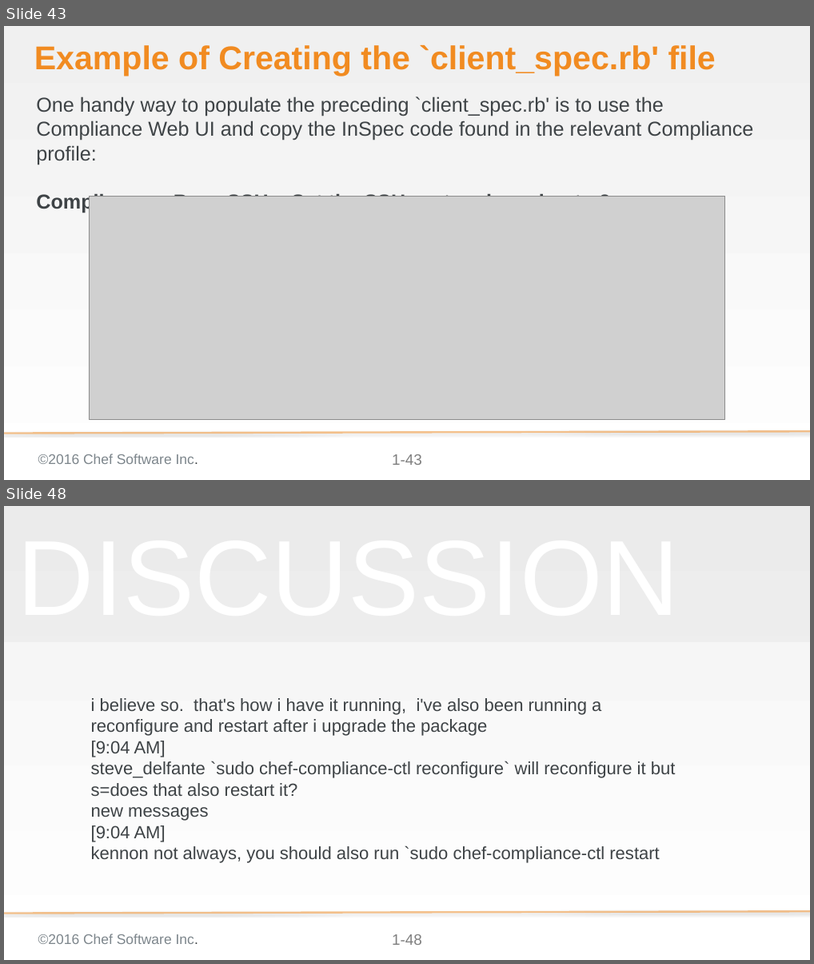
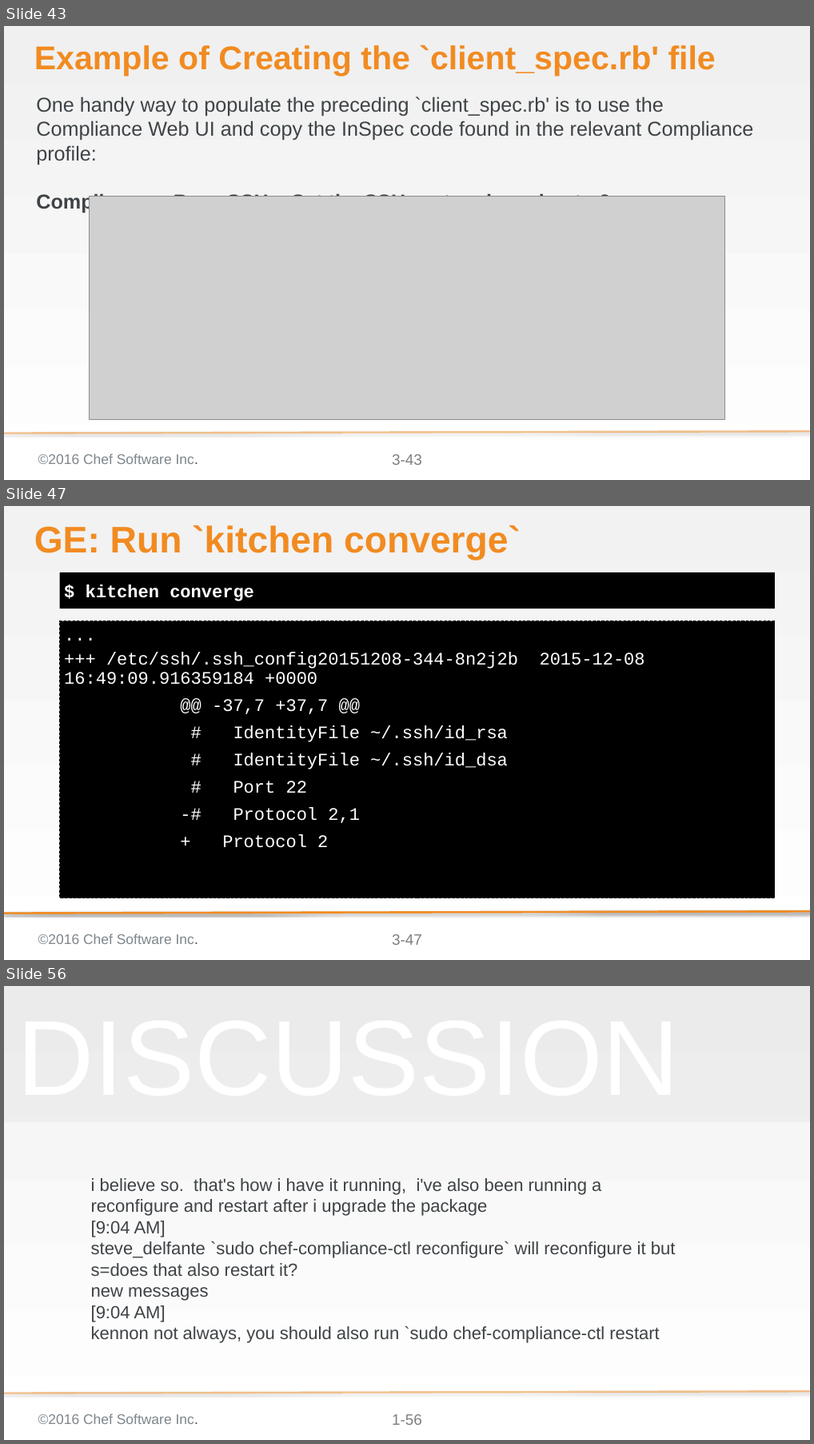
Before and after one commit to bchamby/chef-compliance-installation-configuration-operation, a slide deck: 03-initial-configuration-scans.pptx. Shown one above the other, each under a label of ours: slides 43 and 48 before the commit, slides 43, 47 and 56 after it; the slides between them are not shown. The pictures are 814x964 and 814x1444 pixels, drawn with LibreOffice and Linux fonts; fonts in the diff are those of the drawing; grey boxes stand for pictures; background and template pictures are left out. Boxes give left, top, right and bottom in pixels: in the first picture for what was removed or moved away, otherwise in the second. Text is boxed around its words. In the diff, an @@ line names an element or a change of style, - is before the commit and + after.

```diff
--- a/03-initial-configuration-scans.pptx
+++ b/03-initial-configuration-scans.pptx
@@ slide 47 added at [4,506,810,960], background gradient #F2F2F2 to #FFFFFF; not listed: 3 template elements that a slide beside it also shows @@
@@ title added at [34,525,521,560], 58.7 pt, text #F18B21, bold @@
+GE: Run `kitchen converge`
@@ text added at [60,572,775,608], fill #000000, 28 pt, text #FFFFFF, bold @@
+$ kitchen converge
@@ text added at [60,620,775,897], fill #000000, outline #000000 1 pt dashed, 28 pt, text #FFFFFF @@
+...
++++ /etc/ssh/.ssh_config20151208-344-8n2j2b 2015-12-08 16:49:09.916359184 +0000
+@@ -37,7 +37,7 @@
+# IdentityFile ~/.ssh/id_rsa
+# IdentityFile ~/.ssh/id_dsa
+# Port 22
+-# Protocol 2,1
++ Protocol 2
@@ line added from (810, 911) to (4, 913), #F18B21 3 pt @@
@@ page number at [392,454,422,464]: text changed @@
-1-43
+3-43
@@ what was slide 48 is now slide 56 @@
@@ page number at [392,1414,422,1424]: text changed @@
-1-48
+1-56
```
Also in this commit, not shown: 2 slides changed, 8 other slides added, 1 slide removed.
